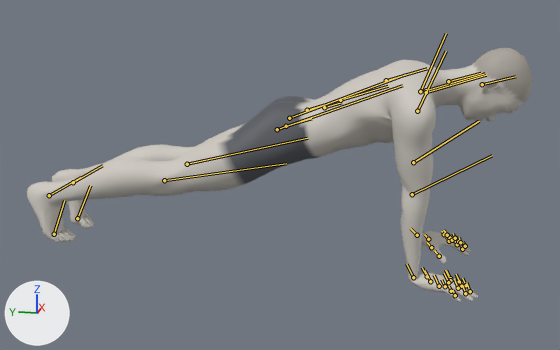
The glTF model exports/push-up-to-side-plank.glb, before and after one commit.
One viewpoint serves both versions: a 50 mm camera at (-2.611, -0.534, 0.946) aimed at (-0.005, -0.012, 0.294). Arrows for +X, +Y and +Z are at lower left; the lights stay in place. The picture after the commit comes second. Both versions are drawn at frame 136 of the action 'push-up-to-side-plank'; the numbers are the values there. The bones that change, and the others that lie on the model, are drawn over the model as lines.
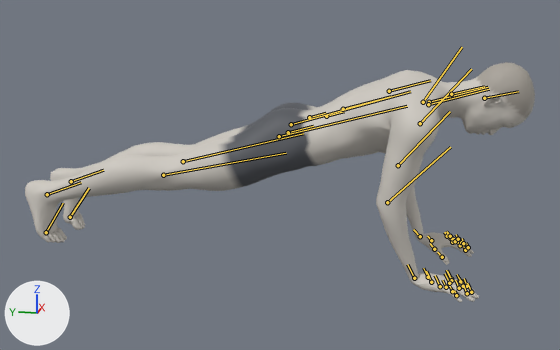
What differs and where, as boxes (x1, y1, x2, y2) in the pictures (560 x 350 px):
'Mesh_0', posed
    before: (27, 48, 532, 302)
    after: (25, 62, 535, 302)
bone 'pelvis', root to tip
    before: (286, 126) to (311, 118)
    after: (288, 132) to (313, 126)
bone 'upperarm_l', root to tip
    before: (420, 91) to (446, 33)
    after: (423, 102) to (462, 47)
bone 'lowerarm_l', root to tip
    before: (413, 162) to (479, 121)
    after: (398, 165) to (450, 111)
bone 'hand_l', root to tip
    before: (417, 235) to (410, 228)
    after: (420, 236) to (413, 229)
bone 'upperarm_r', root to tip
    before: (417, 111) to (446, 51)
    after: (420, 123) to (471, 69)
bone 'lowerarm_r', root to tip
    before: (412, 194) to (492, 155)
    after: (387, 202) to (450, 147)
bone 'hand_r', root to tip
    before: (413, 277) to (406, 264)
    after: (414, 278) to (407, 264)
bone 'thigh_l', root to tip
    before: (289, 118) to (405, 74)
    after: (291, 124) to (410, 91)
bone 'calf_l', root to tip
    before: (187, 164) to (307, 138)
    after: (183, 161) to (303, 133)
bone 'foot_l', root to tip
    before: (73, 182) to (102, 165)
    after: (71, 181) to (103, 170)
bone 'thigh_r', root to tip
    before: (277, 129) to (402, 85)
    after: (279, 136) to (407, 106)
bone 'calf_r', root to tip
    before: (164, 180) to (286, 163)
    after: (163, 175) to (286, 153)
bone 'foot_r', root to tip
    before: (49, 195) to (80, 177)
    after: (47, 194) to (81, 182)

The change in detail:
Bone 'pelvis' (bone_pelvis) moves from (0.031, -0.509, 0.001) to (0.037, -0.532, 0.001).
Bone 'pelvis' (bone_pelvis) turns from (0, 1, -72) to (0, 1, -74) degrees about its own x, y and z.
Bone 'upperarm_l' (bone_upperarm_l) turns from (-33, -21, 66) to (-27, -18, 50) degrees about its own x, y and z.
Bone 'lowerarm_l' (bone_lowerarm_l) turns from (1, 14, -40) to (11, -6, -14) degrees about its own x, y and z.
Bone 'hand_l' (bone_hand_l) turns from (83, -25, 33) to (83, -15, 20) degrees about its own x, y and z.
Bone 'upperarm_r' (bone_upperarm_r) turns from (33, 21, 68) to (26, 17, 48) degrees about its own x, y and z.
Bone 'lowerarm_r' (bone_lowerarm_r) turns from (1, -16, -43) to (-11, 7, -13) degrees about its own x, y and z.
Bone 'hand_r' (bone_hand_r) turns from (-83, 26, 35) to (-84, 15, 20) degrees about its own x, y and z.
Bone 'thigh_l' (bone_thigh_l) turns from (-3, 3, 3) to (-6, 3, 0) degrees about its own x, y and z.
Bone 'calf_l' (bone_calf_l) turns from (-7, 1, -9) to (-2, 1, -3) degrees about its own x, y and z.
Bone 'foot_l' (bone_foot_l) turns from (9, -9, 17) to (7, -6, 7) degrees about its own x, y and z.
Bone 'thigh_r' (bone_thigh_r) turns from (3, -4, 3) to (6, -4, 0) degrees about its own x, y and z.
Bone 'calf_r' (bone_calf_r) turns from (7, -1, -9) to (2, 0, -2) degrees about its own x, y and z.
Bone 'foot_r' (bone_foot_r) turns from (-9, 9, 17) to (-7, 6, 7) degrees about its own x, y and z.
